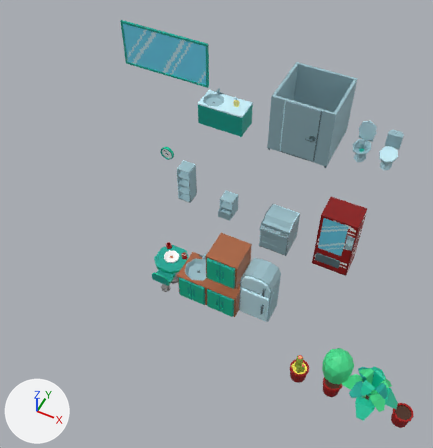
Renders of the Blender file Assets/Blender/Office Game Props.blend from each side of a commit.
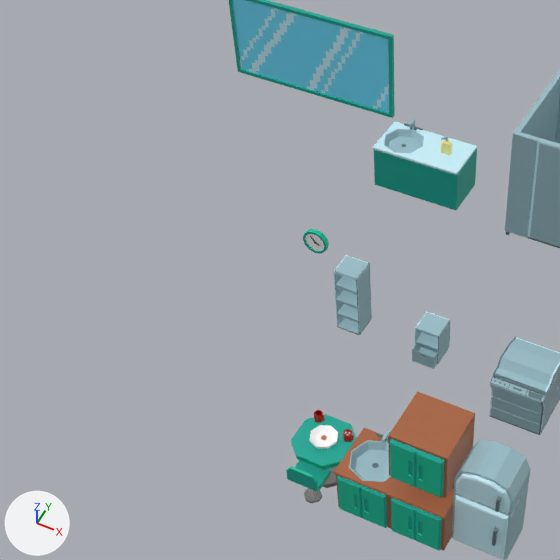
There are two pictures of each version: one whole from a 50 mm lens placed at (3.3, -17.1, 32.0), pointed at (-9.1, 7.6, 1.1), one close up on the part from 0% to 68% of the width and 6% to 72% of the height. Arrows for +X, +Y and +Z are at lower left; the lights stay in place.

In view in the first close-up: 'Bathroom_Counter', 'Bathroom_Mirror', 'Bathroom_Sink', 'Bathroom_Stall', 'Bathroom_Stall_Door', 'Breakroom_Cabinet', 'Breakroom_Counter', 'Breakroom_Fridge', 'Breakroom_Sink', 'Large_Cabinet_Closed', 'Photo Copier', 'Photo Copier Lid'.
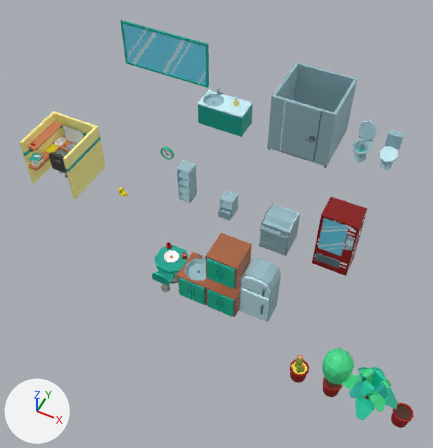
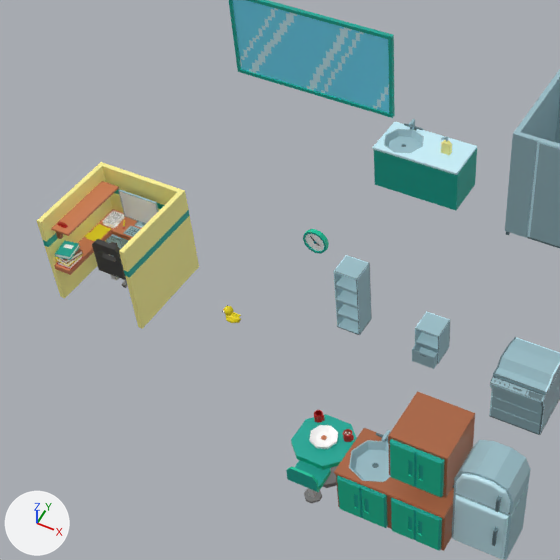
Where the change shows, as pixel boxes [x1, y1, x2, y2] in the close-ups (560 x 560 px):
```json
{"object": "Cubicle", "change": "shown", "after": [37, 162, 199, 329], "on screen": "yellow"}
{"object": "Shelf", "change": "shown", "after": [51, 181, 119, 239], "on screen": "orange"}
{"object": "Office Chair", "change": "shown", "after": [92, 239, 127, 288], "on screen": "black"}
{"object": "Computer_Monitor", "change": "shown", "after": [118, 189, 158, 228]}
{"object": "Book_Teal", "change": "shown", "after": [55, 241, 80, 260]}
{"object": "Paper_Pile", "change": "shown", "after": [102, 211, 125, 228]}
{"object": "Folder", "change": "shown", "after": [84, 224, 111, 241]}
{"object": "B_Ducky", "change": "shown", "after": [222, 305, 241, 323]}
{"object": "Computer_Tower", "change": "shown", "after": [106, 234, 129, 257]}
{"object": "Computer_Keyboard", "change": "shown", "after": [123, 226, 140, 237]}
{"object": "Book_Brown", "change": "shown", "after": [58, 249, 83, 264]}
{"object": "Book_Red", "change": "shown", "after": [57, 256, 83, 269]}
{"object": "Book_Yellow", "change": "shown", "after": [56, 254, 83, 267]}
{"object": "Stapler", "change": "shown", "after": [58, 222, 68, 228]}
```

Scene script edits in JSON lines:
```json
{"op": "remove", "block": "ob_computer_keyboard", "code": "ob_computer_keyboard.hide_set(True)"}
{"op": "remove", "block": "ob_computer_monitor", "code": "ob_computer_monitor.hide_set(True)"}
{"op": "remove", "block": "ob_computer_tower", "code": "ob_computer_tower.hide_set(True)"}
{"op": "remove", "block": "ob_paper_pile", "code": "ob_paper_pile.hide_set(True)"}
{"op": "remove", "block": "ob_folder", "code": "ob_folder.hide_set(True)"}
{"op": "remove", "block": "ob_stapler", "code": "ob_stapler.hide_set(True)"}
{"op": "remove", "block": "ob_book_red", "code": "ob_book_red.hide_set(True)"}
{"op": "remove", "block": "ob_book_yellow", "code": "ob_book_yellow.hide_set(True)"}
{"op": "remove", "block": "ob_book_brown", "code": "ob_book_brown.hide_set(True)"}
{"op": "remove", "block": "ob_book_teal", "code": "ob_book_teal.hide_set(True)"}
{"op": "remove", "block": "ob_cubicle", "code": "ob_cubicle.hide_set(True)"}
{"op": "remove", "block": "ob_shelf", "code": "ob_shelf.hide_set(True)"}
{"op": "remove", "block": "ob_office_chair", "code": "ob_office_chair.hide_set(True)"}
{"op": "remove", "block": "ob_b_ducky", "code": "ob_b_ducky.hide_set(True)"}
```
